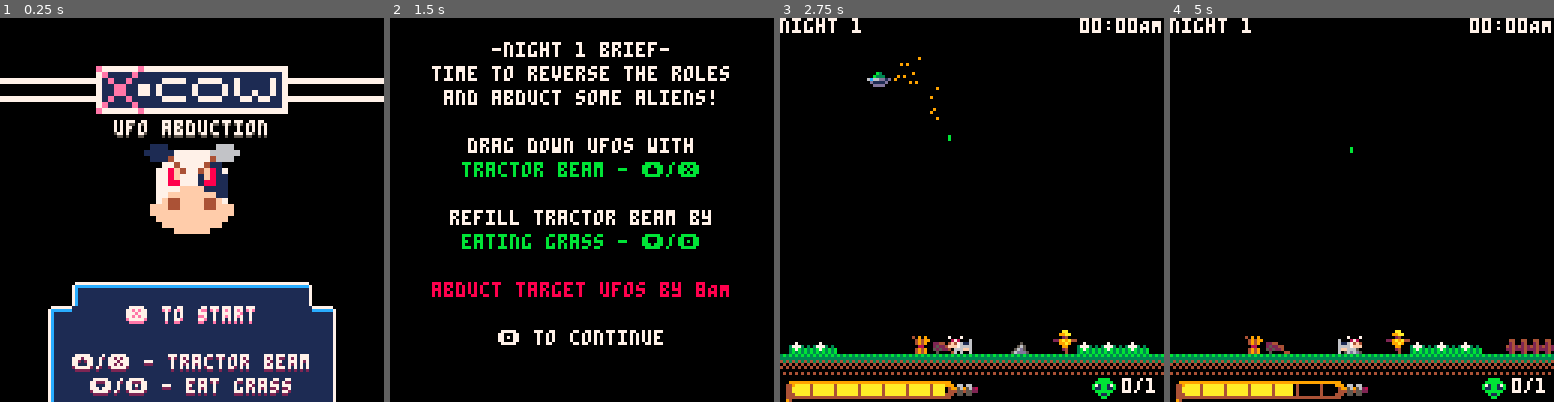
Above: before the commit, frames 1-4 (left to right).
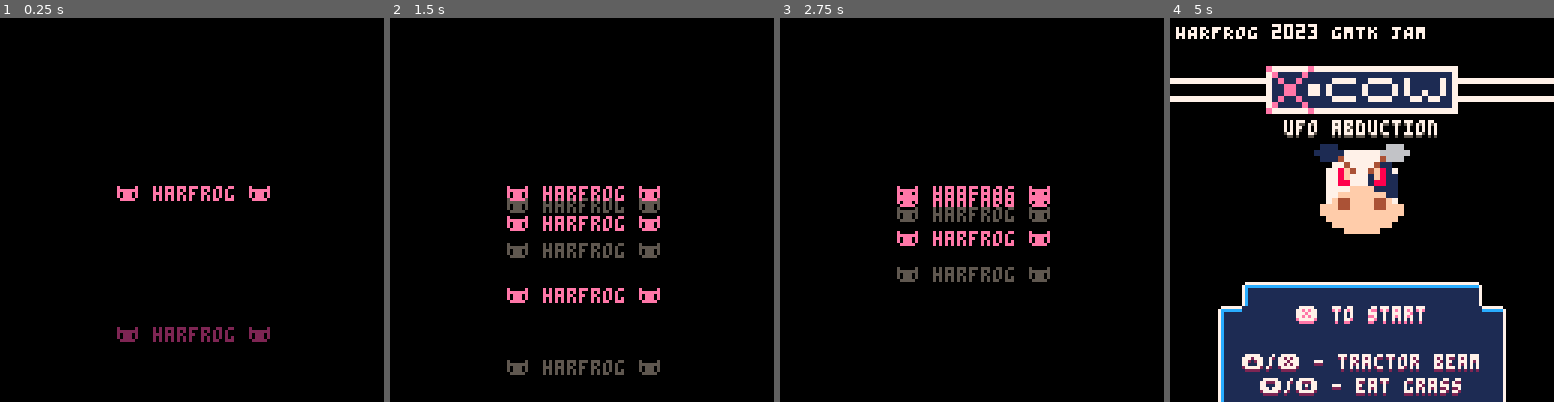
Above: after the commit, the same moments.

Repository: HarryCroke/GMTK-Jam-2023
Game: PICO-8 cartridge untitled.p8
The game is run twice, just before and just after one commit, with the same random seed, the same clock (stepped at 60 frames per second) and the same inputs.
Inputs:
- Up to frame 1 (0.25 s): no input
- Up to frame 2 (1.5 s): tap O (Z key) at 0.33, 0.7, 1.43 s; tap X (X key) at 1.07 s
- Up to frame 3 (2.75 s): hold Left 1.97-2.37 s; tap X (X key) at 2.07, 2.4, 2.73 s; tap O (Z key) at 2.22 s; hold Down from 2.42 s (still down)
- Up to frame 4 (5 s): release Down at 2.82 s; hold Right 2.87-3.53 s; tap X (X key) every 0.33 s from 3.07 to 4.73 s; tap O (Z key) at 3.1, 3.98, 4.87 s; hold Up 3.58-4.08 s; hold Right 4.13-4.53 s; hold Down from 4.58 s (still down)

The runs differ from the first frame. In frame 1, 36% of the frame differs, in the area x 0-100%, y 12-100%; in frame 2, 13%; in frame 3, 12%; in frame 4, 39%, in the area x 0-100%, y 0-100%.

Commit message:
Day 2 finished :D

Diff:
--- a/untitled.p8
+++ b/untitled.p8
@@ -3,9 +3,9 @@
 __lua__
 function _init()
     patches = {}
-    --init_intro()
+    init_intro()
     --init_game()
-    init_menu()
+    --init_menu()
     first_menu=true
 
 end
@@ -288,14 +288,28 @@
             ufo.x = -8
         end
 
-        dy = rnd(2)-1
-        dx = 0.5 + rnd(1)
-
-        if(ufo.dir > 0) then
-            -- px, py, pcolour, psize, plifespan, plifernd, pdx, pdy, gravity, pkilly
-            create_partcile(ufo.x-1, ufo.y+5, 9, 1, 30, 10, dx, dy, true, 108, 1, "ufo")
+        if(ufo.dx<1) and (ufo.dx>-1) then
+            dy1 = 1*(abs((rnd(1)-0.5)*2))
+            dx1 = (0.5 + rnd(1))/-2
+            col1 = rnd({5,6})
+
+            if(ufo.dir > 0) then
+                -- px, py, pcolour, psize, plifespan, plifernd, pdx, pdy, gravity, pkilly
+                create_partcile(ufo.x+2, ufo.y+5, col1, 1, 30, 10, dx1, dy1, true, 120, 1, "ufo")
+            else
+                create_partcile(ufo.x+6, ufo.y+5, col1, 1, 30, 10, -dx1, dy1, true, 120, 1, "ufo")
+            end
         else
-            create_partcile(ufo.x+9, ufo.y+5, 9, 1, 30, 10, -dx, dy, true, 108, 1, "ufo")
+            dy1 = rnd(1)-0.5
+            dx1 = 0.5 + rnd(1)
+            col1 = rnd({7, 8, 9, 10})
+
+            if(ufo.dir > 0) then
+                -- px, py, pcolour, psize, plifespan, plifernd, pdx, pdy, gravity, pkilly
+                create_partcile(ufo.x-1, ufo.y+5, col1, 1, 30, 10, dx1, dy1, true, 120, 1, "ufo")
+            else
+                create_partcile(ufo.x+9, ufo.y+5, col1, 1, 30, 10, -dx1, dy1, true, 120, 1, "ufo")
+            end
         end
 
 
@@ -739,6 +753,9 @@
     print("⬇️/🅾️ - eat grass", hcenter("⬆️⬆️/🅾️🅾️ - eat grass"), 121, 2)
     print("⬇️/🅾️ - eat grass", hcenter("⬆️⬆️/🅾️🅾️ - eat grass"), 120, 7)
 
+    print("HARFROG 2023 GMTK JAM", 2, 2, 7)
+    --print("2023 GMTK JAM", 2, 10, 7)
+
 
 
     zspr(64, 4, 1, 32, 16, 2)
@@ -770,7 +787,7 @@
         intro_tick=0
         logo_count+=1
         if logo_count%2==0 then
-        logo_tint=2
+        logo_tint=5
         else
         logo_tint=14
         end
@@ -974,13 +991,13 @@
 4040404000004200002400003bcb3b3b444444444444444444444440000bb0002242224202862426624262806282828662828286000240000056d50000056d50
 0000000000004200002400003bcb3b3b94000000000000000000000000000000024002400286424664246280628282866666666600004000056dd5000056ddd5
 00000000000000000000000000000000000000000000000000000000000000000000000000000000000000000000000000000000000000000000000000000000
-00000000000000000000000000000000000000000000000000000000000000000000000000000000000000000000000000000000000000000000000000000000
-06606600000000000000000000000000000000000000000000000000000000000000000000000000000000000000000000000000000000000000000000000000
-95695628000000000000000000000000000000000000000000000000000000000000000000000000000000000000000000000000000000000000000000000000
-45545522000000000000000000000000000000000000000000000000000000000000000000000000000000000000000000000000000000000000000000008000
-0550550000000000000000000000000000000000000000000000000000000000000000000000000000000000000000000000000000000000000000000008a800
-00000000000000000000000000000000000000000000000000000000000000000000000000000000000000000000000000000000000000000000000000008300
-00000000000000000000000000000000000000000000000000000000000000000000000000000000000000000000000000000000000000000000000000000030
+00000000000000000000000000000000000000000000000000000000000000000000000000000000000000000000000000000000000000005556666000000000
+06606600000000000000000000000000000000000000000000000000000000000000000000000000000000000000000000000000000000000208080000000000
+95695628000000000000000000000000000000000000000000000000000000000000000000000000000000000000000000000000000000000202080000000000
+45545522000000000000000000000000000000000000000000000000000000000000000000000000000000000000000000000000000000000552888800008000
+0550550000000000000000000000000000000000000000000000000000000000000000000000000000000000000000000000000000000000566522520008a800
+00000000000000000000000000000000000000000000000000000000000000000000000000000000000000000000000000000000000000005665256500008300
+00000000000000000000000000000000000000000000000000000000000000000000000000000000000000000000000000000000000000000550005000000030
 e777777e777777777777777777777777077777777777777077777777000000000000000000000000000000000000000000000000000000000000000000000000
 7e1111e11111111111111111111111177cccccccccccccc7cccccccc000000000000000000000000000000000000000000000000000000000000000000000000
 71e11e111117777117777117111117177c1111111111111711111111777777770000000000000000000000000000000000000000000000000000000000000000
@@ -1022,7 +1039,7 @@
 0000000000000000000000000000000000000000000000000000000000000000000000000000000000000000000000000000000000000000000000000000000000000000000000000000000000000000000000000000000000000000000000000000000000000000000000000000000000000000000000000000000000000000
 0000000000000000000000000000000000000000000000000000000000000000000000000000000000000000000000000000000000000000000000000000000000000044464646464646464645000000000000000000000000000000000000000000000000000000000000000000000000000000000000000000000000000000
 0000000000000000000000000000000000000000000000000000000000000000000000000000000000000000000000000000000000000000000000000000000000004456565656565656565656450000000000000000000000000000000000000000000000000000000000000000000000000000000000000000000000000000
-0021000000000000000909000000000000000000000909090028282828282800000028282828000909090900000000000000000000000909090000000000220000005456565656565656565656550000000000000000000000000000000000000000000000000000000000000000000000000000000000000000000000000000
+002100000000000000090900000000000000000000090909002828282828280000002828282800090909090000000000000000003e000909090000000000220000005456565656565656565656550000000000000000000000000000000000000000000000000000000000000000000000000000000000000000000000000000
 2020202020202020202020202020202020202020202020202020202020202020202020202020202020202020202020202020202020202020202020202020202000005456565656565656565656550000000000000000000000000000000000000000000000000000000000000000000000000000000000000000000000000000
 0000000000000000000000000000000000000000000000000000000000000000000000000000000000000000000000000000000000000000000000000000000000005456565656565656565656550000000000000000000000000000000000000000000000000000000000000000000000000000000000000000000000000000
 0000000000000000000000000000000000000000000000000000000000000000000000000000000000000000000000000000000000000000000000000000000000005456565656565656565656550000000000000000000000000000000000000000000000000000000000000000000000000000000000000000000000000000
